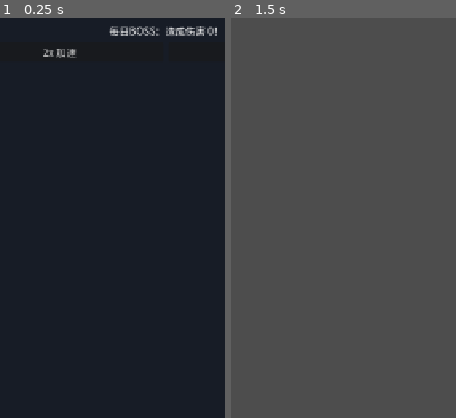
Above: before the commit, frames 1-2 (left to right).
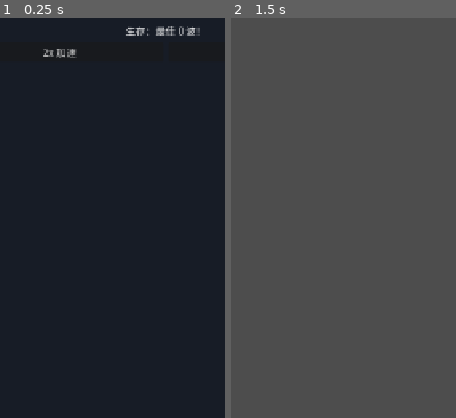
Above: after the commit, the same moments.

Repository: yingqianwang187-wq/jijiayuanzheng
Game: Godot game, scene res://scenes/Battle.tscn
Two runs of this game, one before a commit and one after it. Both use one fixed random seed, a clock stepped at 60 frames per second and the inputs below. This scene is started directly instead of the project's main scene.
Inputs:
- Up to frame 1 (0.25 s): no input
- Up to frame 2 (1.5 s): click "2x 加速" at 0.5 s; click "返回主界面" at 1.25 s
The pictures show only the part of the screen within x 13-63%, y 41-91%; the shares and areas given below are measured in that part.

The runs differ from the first frame. In frame 1, 0.8% of the frame differs, in the area x 48-97%, y 2-5%; in frame 2, nothing differs.

Commit message:
v0.21 B/C 验收通过（远征/生存/家园 + #34 修复）；复核结论 + 项目状态

Diff:
--- a/scripts/battle_view.gd
+++ b/scripts/battle_view.gd
@@ -20,12 +20,14 @@
 #          集合才能展示状态图标（显示层聚合，不修改任何数值）。
 # 伤害统计：战斗结束时（battle_star / level_cleared / battle_failed）只读 Game.battle.mechs
 #          的 dmg_dealt / heal_done 汇总展示（Game 累计，UI 只显示）。
-# 模式适配（v0.13/v0.16/v0.20）：按 Game.battle.mode 四分支——&"story"（主线标题"第 N 关 · 战斗"、
-#          重试 start_battle）；&"dungeon"（标题"副本名·档位"、重试 start_dungeon、通关反馈
-#          dungeon_reward、体力不足隐藏重试）；&"tower"（标题"第 N 层 · 爬塔"、层数读
-#          dungeon_ctx.layer（B 实际字段）、重试 start_tower、通关反馈 tower_changed、
-#          当日满上限隐藏重试）；&"boss"（标题"每日BOSS · 当日名"、每日 1 次不重试、
-#          结算反馈 daily_boss_changed 显示伤害）。
+# 模式适配（v0.13/v0.16/v0.20/v0.21）：按 Game.battle.mode 五分支——&"story"（主线标题
+#          "第 N 关 · 战斗"、重试 start_battle）；&"dungeon"（标题"副本名·档位"、重试
+#          start_dungeon、通关反馈 dungeon_reward、体力不足隐藏重试）；&"tower"（标题
+#          "第 N 层 · 爬塔"、层数读 dungeon_ctx.layer（B 实际字段）、重试 start_tower、
+#          通关反馈 tower_changed、当日满上限隐藏重试）；&"boss"（标题"每日BOSS · 当日名"、
+#          每日 1 次不重试、结算反馈 daily_boss_changed 显示伤害）；&"survival"（标题
+#          "第 N 波 · 生存"、每日 1 次不重试（重试分支仍保留 start_survival 防御）、
+#          结算反馈 survival_changed 显示最佳波数）。
 # ==================================================================
 extends Control
 
@@ -76,6 +78,7 @@
 	Contract.dungeon_reward.connect(_on_dungeon_reward)
 	Contract.tower_changed.connect(_on_tower_changed)
 	Contract.daily_boss_changed.connect(_on_daily_boss_changed)
+	Contract.survival_changed.connect(_on_survival_changed)
 	_accelerate_button.toggled.connect(_on_accelerate_toggled)
 	_retry_button.pressed.connect(_on_retry_pressed)
 	_back_button.pressed.connect(_on_back_pressed)
@@ -225,6 +228,13 @@
 		_retry_button.visible = false
 		_show_battle_stats()
 		return
+	# v0.21：生存模式结束（我方全灭/超时按波数结算）——每日 1 次不重试
+	elif _battle_mode == &"survival":
+		var sur_info: Dictionary = Game.get_survival_info()
+		_status_label.text = "生存结束：最佳 %d 波（每日仅 1 次）" % int(sur_info.get("best_waves", 0))
+		_retry_button.visible = false
+		_show_battle_stats()
+		return
 	_status_label.text = "战斗失败！点击重试"
 	_retry_button.visible = true
 	_show_battle_stats()
@@ -238,6 +248,11 @@
 func _on_daily_boss_changed(damage: int, _day: String) -> void:
 	# v0.20：每日BOSS 结算反馈（战斗结束按伤害结算后由 Game 发出）
 	_status_label.text = "每日BOSS：造成伤害 %d！" % damage
+
+
+func _on_survival_changed(_day: String, best_waves: int) -> void:
+	# v0.21：生存模式结算反馈（按波数结算后由 Game 发出）
+	_status_label.text = "生存：最佳 %d 波！" % best_waves
 
 
 func _on_dungeon_reward(kind: StringName, tier: int, rewards: Dictionary) -> void:
@@ -262,11 +277,14 @@
 
 func _on_retry_pressed() -> void:
 	_reset_battle_ui()
-	# v0.13/v0.16：按模式重试——秘境 start_dungeon / 爬塔 start_tower / 主线 start_battle
+	# v0.13/v0.16/v0.21：按模式重试——秘境 start_dungeon / 爬塔 start_tower /
+	# 生存 start_survival（每日 1 次，当日已打 start 校验静默返回）/ 主线 start_battle
 	if _battle_mode == &"dungeon":
 		Game.start_dungeon(_dungeon_kind, _dungeon_tier)
 	elif _battle_mode == &"tower":
 		Game.start_tower()
+	elif _battle_mode == &"survival":
+		Game.start_survival()
 	else:
 		Game.start_battle(_retry_level)
 
Not shown, changed: docs/变更单.md
Not shown, changed: docs/问题清单.md
Not shown, changed: docs/项目状态.md
